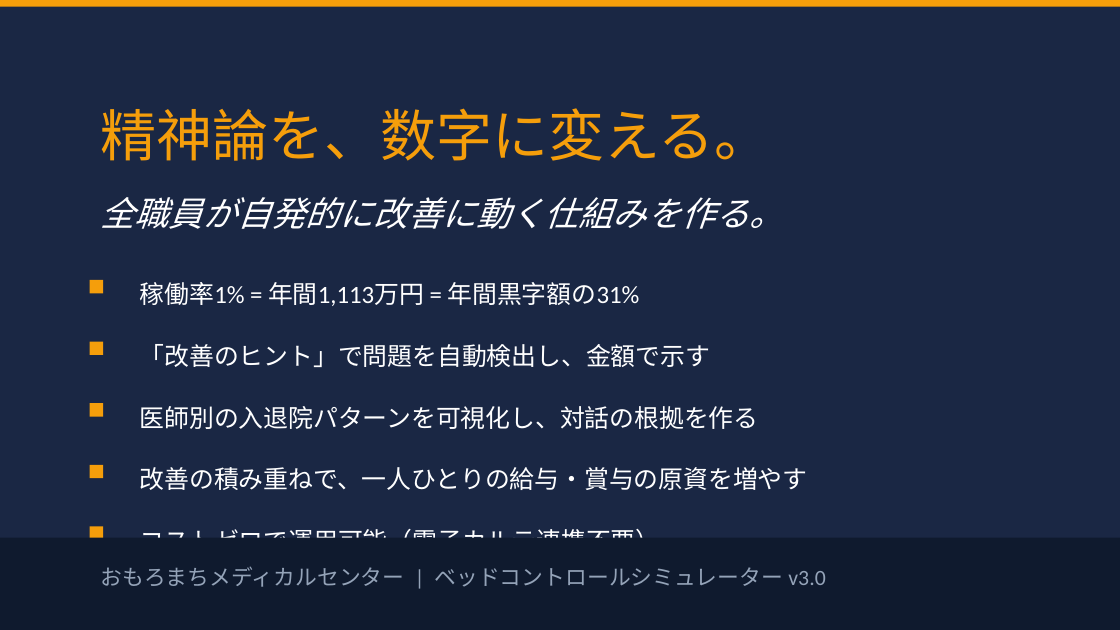
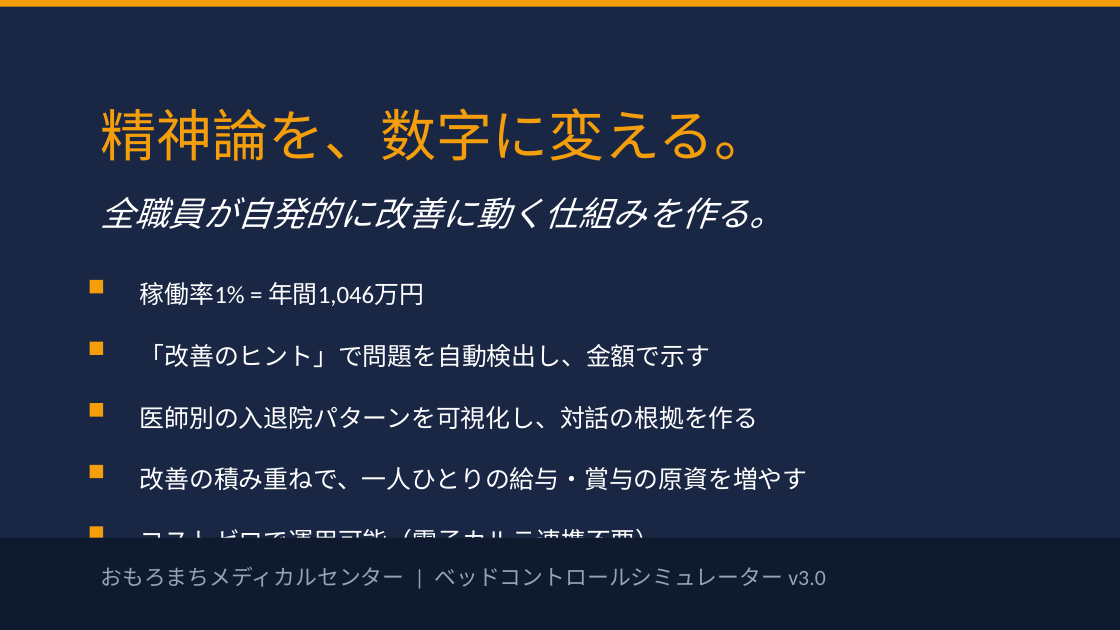
Before and after one commit to torukubota2023/bed-control-simulator, a slide deck: slide 11 of docs/admin/bed_control_evolution_presentation.pptx. Drawn at 1120x630 pixels with LibreOffice and Linux fonts; fonts in the diff are those of the drawing. Boxes give left, top, right and bottom in pixels: in the first picture for what was removed or moved away, otherwise in the second. Text is boxed around its words. In the diff, an @@ line names an element or a change of style, - is before the commit and + after.

```diff
--- a/docs/admin/bed_control_evolution_presentation.pptx
+++ b/docs/admin/bed_control_evolution_presentation.pptx
@@ text at box(140, 282, 424, 306): text changed @@
-稼働率1% = 年間1,113万円 = 年間黒字額の31%
+稼働率1% = 年間1,046万円
```
Also in this commit, not shown: 3 other slides changed, 8 other files.
